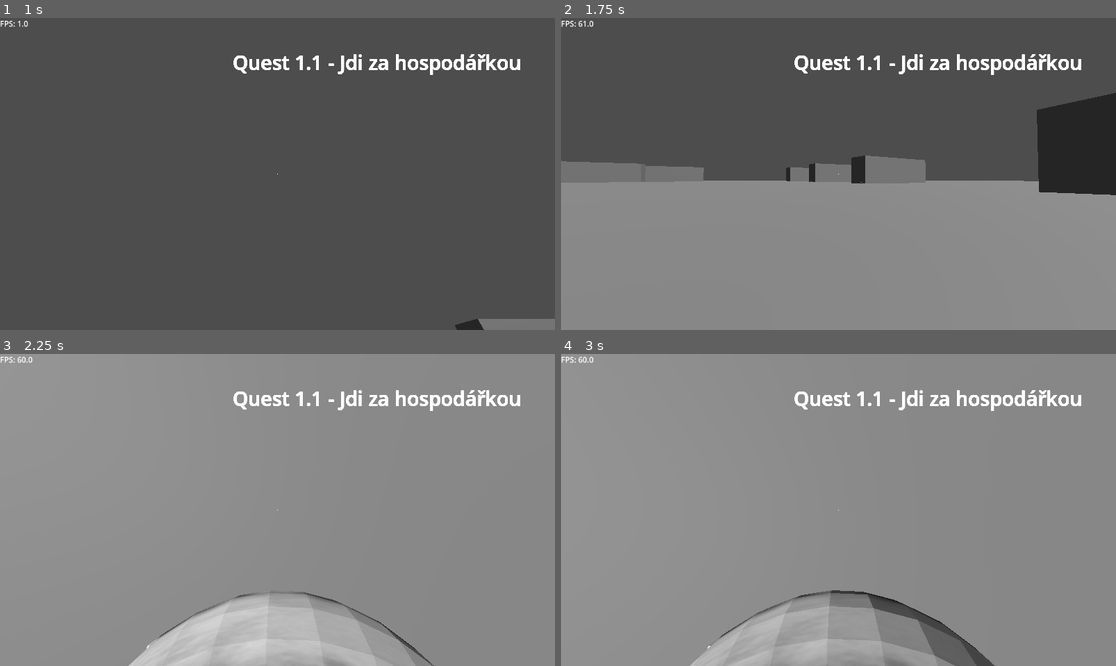
Above: before the commit, frames 1-4 (two rows, left to right).
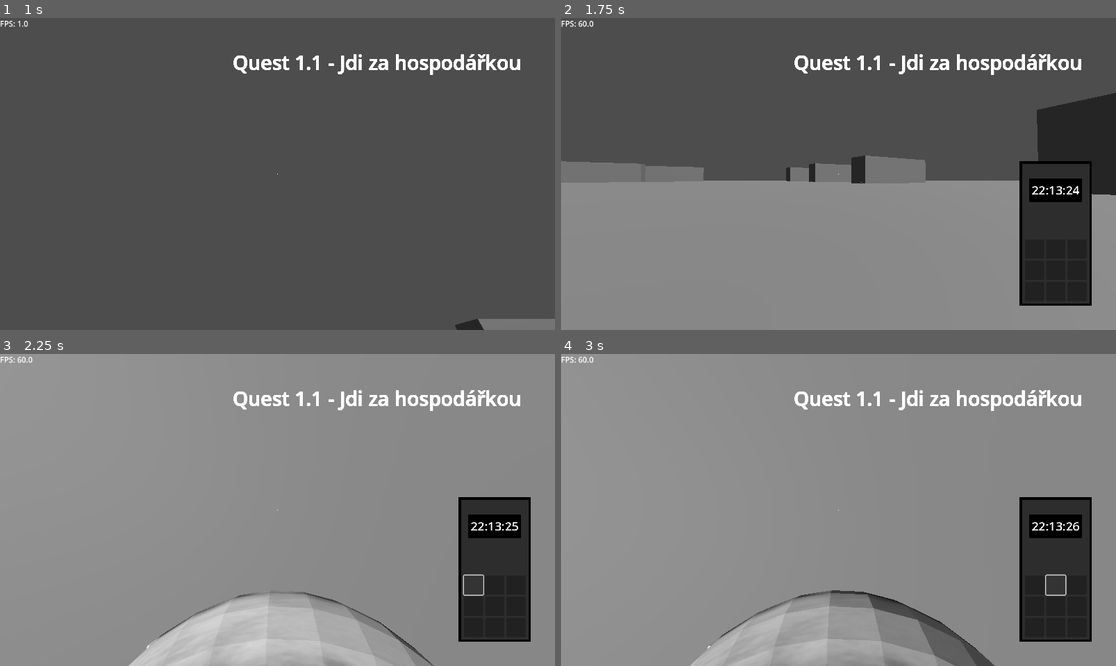
Above: after the commit, the same moments.

Repository: StrahovGameDev/StraHov
Game: Godot game, scene res://main_scene/game_manager.tscn
The game is run twice, just before and just after one commit, with the same random seed, the same clock (stepped at 60 frames per second) and the same inputs. Video files are missing from this copy of the repository; at most half a second of black plays in their place.
Inputs (mouse positions are in pixels of both pictures, inside the frame that each line leads up to):
- Up to frame 1 (1 s): click "START" at 0.5 s
- Up to frame 2 (1.75 s): tap Enter (enter) at 1.25 s; move the mouse to (866, 174) at 1.27 s; hold Space (fly_up) from 1.28 s (still down); hold Enter (enter) from 1.28 s (still down); tap Q (phone, bound only after the commit) at 1.55 s
- Up to frame 3 (2.25 s): release Space (fly_up) at 2 s; release Enter (enter) at 2 s; click (471, 584) at 2.02 s
- Up to frame 4 (3 s): click (1054, 584) at 2.77 s

Frame 1 is identical in both runs. In frame 2, 5.5% of the frame differs, in the area x 3-96%, y 0-93%; in frame 3, 6.0%, in the area x 82-96%, y 45-93%; in frame 4, 6.0%.

Commit message:
phone: First phone version

Diff:
--- a/main_scene/game_manager.tscn
+++ b/main_scene/game_manager.tscn
@@ -1,12 +1,13 @@
-[gd_scene load_steps=9 format=3 uid="uid://bh1bx58xo7kmm"]
+[gd_scene load_steps=10 format=3 uid="uid://bh1bx58xo7kmm"]
 
 [ext_resource type="Script" uid="uid://bbookv36piwvg" path="res://main_scene/game_manager.gd" id="1_ctrpd"]
 [ext_resource type="PackedScene" uid="uid://djesgf26jvqba" path="res://player.tscn" id="2_ddapi"]
 [ext_resource type="PackedScene" uid="uid://limqqekoiruf" path="res://scenes/map.tscn" id="3_ddapi"]
-[ext_resource type="PackedScene" path="res://scenes/dialog_trigger.tscn" id="4_1lmva"]
+[ext_resource type="PackedScene" uid="uid://cv2buc5hncyui" path="res://scenes/dialog_trigger.tscn" id="4_1lmva"]
 [ext_resource type="PackedScene" uid="uid://c07q3pntyj0fy" path="res://pause_menu/pause_menu.tscn" id="5_5f7xb"]
 [ext_resource type="PackedScene" uid="uid://dik6ufaanpog5" path="res://main_menu/main_menu.tscn" id="5_p1t4w"]
-[ext_resource type="PackedScene" uid="uid://c8kybpvtqyg1" path="res://cutscene_manager.tscn" id="8_yvaem"]
+[ext_resource type="PackedScene" uid="uid://bmcdpwrrpli6k" path="res://scenes/phone.tscn" id="8_0buo7"]
+[ext_resource type="PackedScene" path="res://cutscene_manager.tscn" id="8_yvaem"]
 
 [sub_resource type="Environment" id="Environment_ddapi"]
 
@@ -39,6 +40,8 @@
 
 [node name="main_menu" parent="." instance=ExtResource("5_p1t4w")]
 
+[node name="Phone" parent="." instance=ExtResource("8_0buo7")]
+
 [connection signal="finished" from="CutsceneManager" to="pause_menu" method="_on_cutscene_manager_finished"]
 [connection signal="started" from="CutsceneManager" to="pause_menu" method="_on_cutscene_manager_started"]
 [connection signal="start" from="main_menu" to="pause_menu" method="_on_main_menu_start"]
--- /dev/null
+++ b/phone.gd
@@ -0,0 +1,14 @@
+extends CanvasLayer
+
+# Called when the node enters the scene tree for the first time.
+func _ready() -> void:
+	self.visible = false
+
+# Called every frame. 'delta' is the elapsed time since the previous frame.
+func _process(delta: float) -> void:
+	var current_time = Time.get_time_string_from_system()
+	$Background/Time/TimeLabel.text = current_time
+
+func _input(event: InputEvent) -> void:
+	if event.is_action_pressed("phone"):
+		self.visible = !self.visible
--- a/project.godot
+++ b/project.godot
@@ -89,6 +89,11 @@
 "events": [Object(InputEventKey,"resource_local_to_scene":false,"resource_name":"","device":-1,"window_id":0,"alt_press …(195 unchanged characters)…
 ]
 }
+phone={
+"deadzone": 0.2,
+"events": [Object(InputEventKey,"resource_local_to_scene":false,"resource_name":"","device":-1,"window_id":0,"alt_pressed":false,"shift_pressed":false,"ctrl_pressed":false,"meta_pressed":false,"pressed":false,"keycode":0,"physical_keycode":81,"key_label":0,"unicode":113,"location":0,"echo":false,"script":null)
+]
+}
 
 [layer_names]
 
--- /dev/null
+++ b/scenes/phone.tscn
@@ -0,0 +1,148 @@
+[gd_scene load_steps=2 format=3 uid="uid://bmcdpwrrpli6k"]
+
+[ext_resource type="Script" uid="uid://b7d2sfhe4k04u" path="res://phone.gd" id="1_08mii"]
+
+[node name="Phone" type="CanvasLayer"]
+script = ExtResource("1_08mii")
+
+[node name="Background" type="ColorRect" parent="."]
+anchors_preset = 15
+anchor_right = 1.0
+anchor_bottom = 1.0
+offset_left = 952.0
+offset_top = 298.0
+offset_right = -50.0
+offset_bottom = -50.0
+grow_horizontal = 2
+grow_vertical = 2
+color = Color(0.176419, 0.176419, 0.176419, 1)
+
+[node name="Time" type="Control" parent="Background"]
+layout_mode = 1
+anchors_preset = 10
+anchor_right = 1.0
+offset_right = -110.0
+offset_bottom = 40.0
+grow_horizontal = 2
+
+[node name="TimeBG" type="ColorRect" parent="Background/Time"]
+layout_mode = 0
+offset_left = 20.0
+offset_top = 35.0
+offset_right = 130.0
+offset_bottom = 85.0
+color = Color(0, 0, 0, 1)
+
+[node name="TimeLabel" type="Label" parent="Background/Time"]
+texture_filter = 1
+offset_left = 20.0
+offset_top = 35.0
+offset_right = 130.0
+offset_bottom = 85.0
+theme_override_font_sizes/font_size = 25
+text = "11:25:35"
+horizontal_alignment = 1
+vertical_alignment = 1
+
+[node name="Frame" type="Control" parent="Background"]
+layout_mode = 1
+anchor_right = 1.0
+anchor_bottom = 1.0
+offset_right = -150.0
+offset_bottom = -300.0
+
+[node name="Left" type="ColorRect" parent="Background/Frame"]
+layout_mode = 1
+anchors_preset = 15
+anchor_right = 1.0
+anchor_bottom = 1.0
+offset_right = 5.0
+offset_bottom = 300.0
+grow_horizontal = 2
+grow_vertical = 2
+color = Color(0, 0, 0, 1)
+
+[node name="Top" type="ColorRect" parent="Background/Frame"]
+layout_mode = 1
+anchors_preset = 15
+anchor_right = 1.0
+anchor_bottom = 1.0
+offset_right = 150.0
+offset_bottom = 5.0
+grow_horizontal = 2
+grow_vertical = 2
+color = Color(0, 0, 0, 1)
+
+[node name="Right" type="ColorRect" parent="Background/Frame"]
+layout_mode = 1
+anchors_preset = 15
+anchor_right = 1.0
+anchor_bottom = 1.0
+offset_left = 145.0
+offset_right = 150.0
+offset_bottom = 300.0
+grow_horizontal = 2
+grow_vertical = 2
+color = Color(0, 0, 0, 1)
+
+[node name="Right2" type="ColorRect" parent="Background/Frame"]
+layout_mode = 1
+anchors_preset = 15
+anchor_right = 1.0
+anchor_bottom = 1.0
+offset_top = 295.0
+offset_right = 150.0
+offset_bottom = 300.0
+grow_horizontal = 2
+grow_vertical = 2
+color = Color(0, 0, 0, 1)
+
+[node name="ButtonsContainer" type="GridContainer" parent="."]
+anchors_preset = 7
+anchor_left = 0.5
+anchor_top = 1.0
+anchor_right = 0.5
+anchor_bottom = 1.0
+offset_left = 387.0
+offset_top = -188.0
+offset_right = 515.0
+offset_bottom = -60.0
+grow_horizontal = 2
+grow_vertical = 0
+columns = 3
+
+[node name="Button" type="Button" parent="ButtonsContainer"]
+custom_minimum_size = Vector2(40, 40)
+layout_mode = 2
+
+[node name="Button2" type="Button" parent="ButtonsContainer"]
+custom_minimum_size = Vector2(40, 40)
+layout_mode = 2
+
+[node name="Button3" type="Button" parent="ButtonsContainer"]
+custom_minimum_size = Vector2(40, 40)
+layout_mode = 2
+
+[node name="Button4" type="Button" parent="ButtonsContainer"]
+custom_minimum_size = Vector2(40, 40)
+layout_mode = 2
+
+[node name="Button5" type="Button" parent="ButtonsContainer"]
+custom_minimum_size = Vector2(40, 40)
+layout_mode = 2
+
+[node name="Button6" type="Button" parent="ButtonsContainer"]
+custom_minimum_size = Vector2(40, 40)
+layout_mode = 2
+
+[node name="Button7" type="Button" parent="ButtonsContainer"]
+custom_minimum_size = Vector2(40, 40)
+layout_mode = 2
+
+[node name="Button8" type="Button" parent="ButtonsContainer"]
+custom_minimum_size = Vector2(40, 40)
+layout_mode = 2
+
+[node name="Button9" type="Button" parent="ButtonsContainer"]
+custom_minimum_size = Vector2(40, 40)
+layout_mode = 2
Not shown, added: phone.gd.uid
